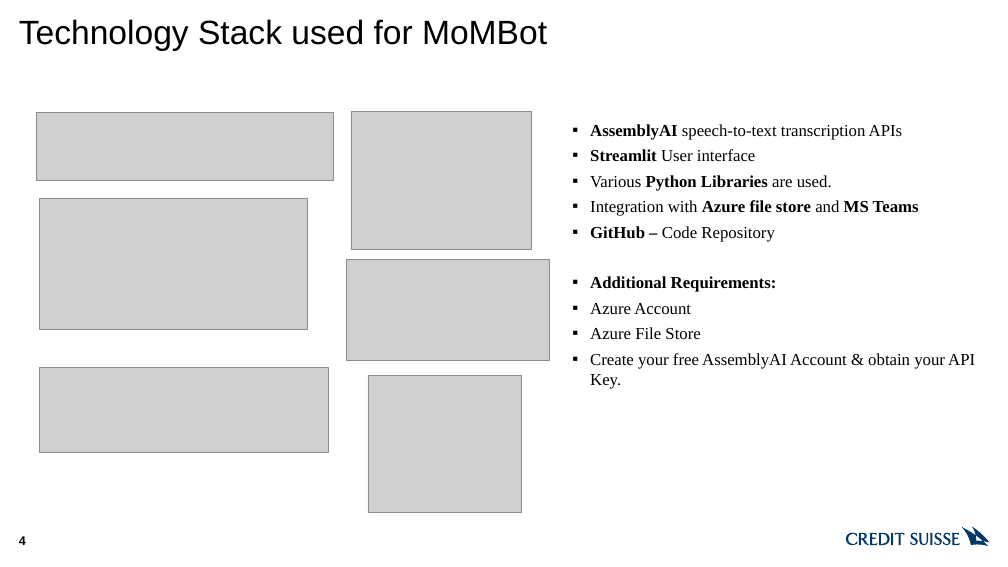
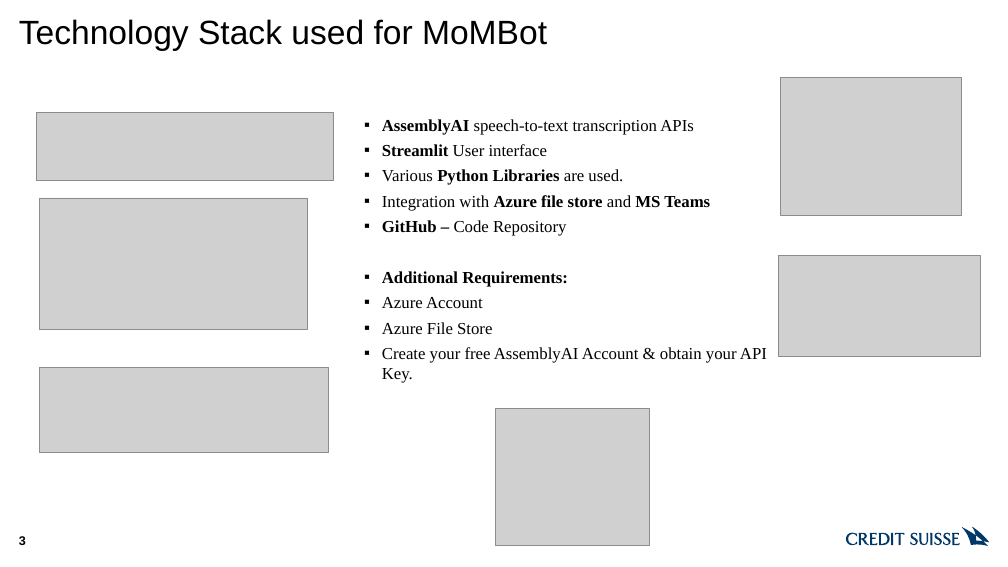
Before and after one commit to arreyaar/MOMBOT, a slide deck: slide 3 of MoMBot.pptx (slide 4 before the commit). Drawn at 1008x567 pixels with LibreOffice and Linux fonts; fonts in the diff are those of the drawing; grey boxes stand for pictures. Boxes give left, top, right and bottom in pixels: in the first picture for what was removed or moved away, otherwise in the second. Text is boxed around its words. In the diff, an @@ line names an element or a change of style, - is before the commit and + after.

```diff
--- a/MoMBot.pptx
+++ b/MoMBot.pptx
@@ picture: place and size @@
-picture at <box>351,111,532,249</box>
+picture at <box>781,77,962,215</box>
@@ text "AssemblyAI speech-to-text transcription APIs": place and size @@
-text "AssemblyAI speech-to-text transcription APIs" at <box>590,124,975,389</box>
+text "AssemblyAI speech-to-text transcription APIs" at <box>382,119,767,383</box>
@@ picture: place and size @@
-picture at <box>347,260,550,361</box>
+picture at <box>778,256,981,356</box>
@@ picture: place and size @@
-picture at <box>368,376,522,513</box>
+picture at <box>496,408,650,545</box>
@@ page number at <box>19,536,26,545</box>: text changed @@
-4
+3
```
Also in this commit, not shown: 3 other slides changed, 1 slide added, 2 slides removed.
